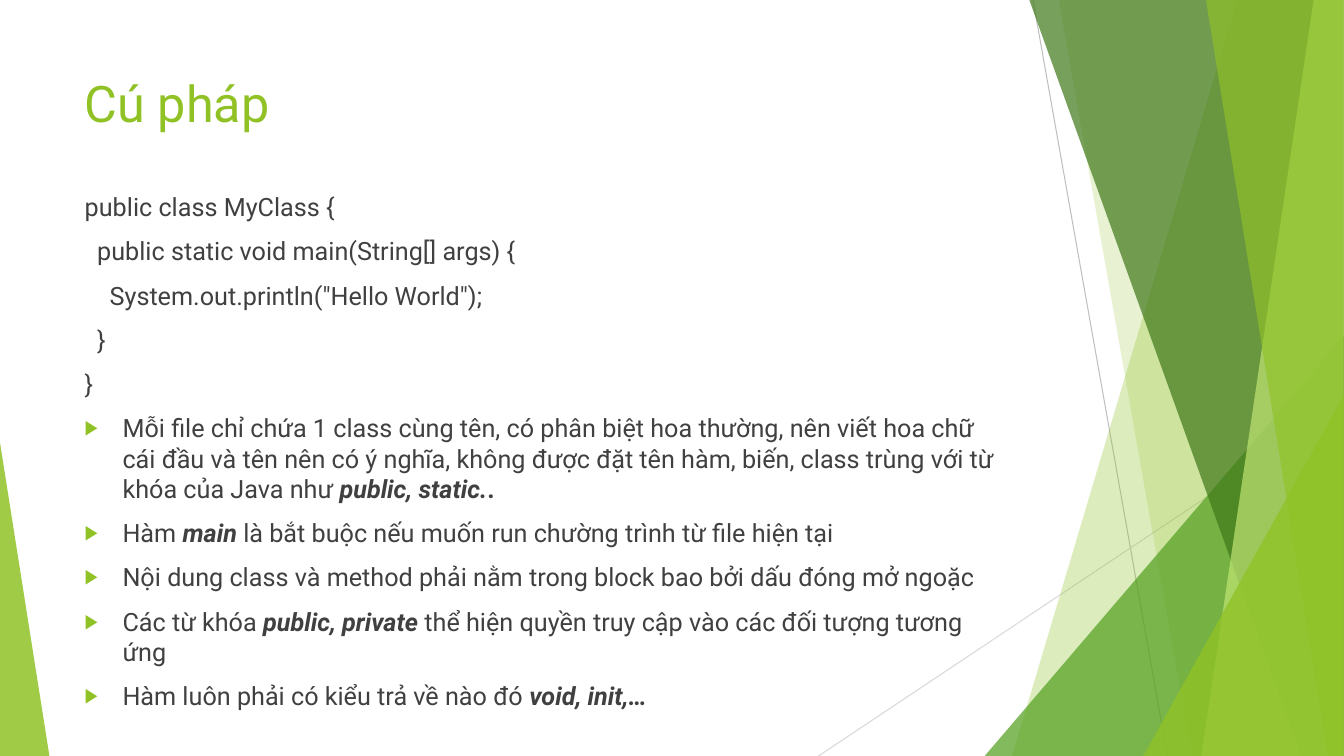
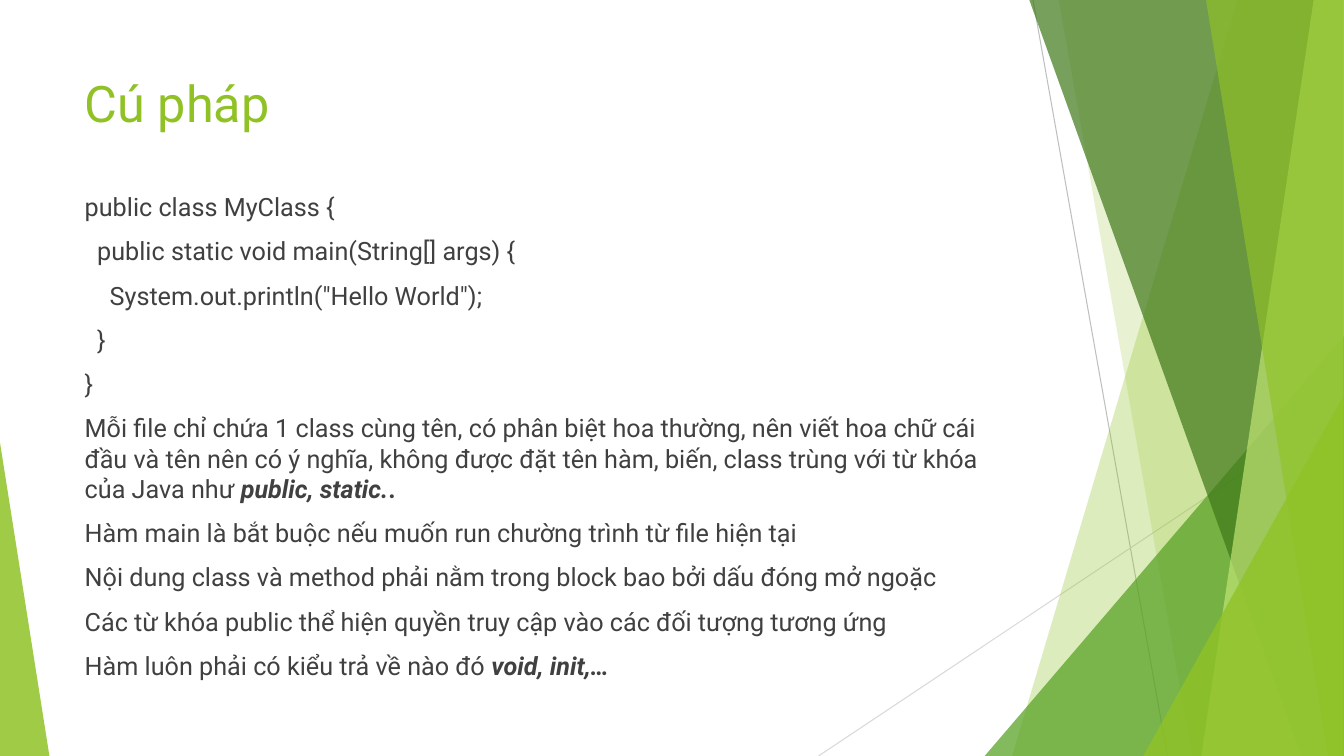
Before and after one commit to mrquanga3/automation_test_training, a slide deck: slide 8 of documents/slides/java/Giới thiệu về Java - Bài 1.pptx. Drawn at 1344x756 pixels with LibreOffice and Linux fonts; fonts in the diff are those of the drawing. Boxes give left, top, right and bottom in pixels: in the first picture for what was removed or moved away, otherwise in the second. Text is boxed around its words. In the diff, an @@ line names an element or a change of style, - is before the commit and + after.

Commit message:
Nop Bai Java

```diff
--- a/documents/slides/java/Giới thiệu về Java - Bài 1.pptx
+++ b/documents/slides/java/Giới thiệu về Java - Bài 1.pptx
@@ text at box(85, 416, 978, 680): bold off, italic off in "main"; bullet ▶ to none @@
@@ text at box(85, 610, 887, 637): text changed @@
-▶ Các từ khóa public, private thể hiện quyền truy cập vào các đối tượng tương ứng
+Các từ khóa public thể hiện quyền truy cập vào các đối tượng tương ứng
```
Also in this commit, not shown: 15 other files.
